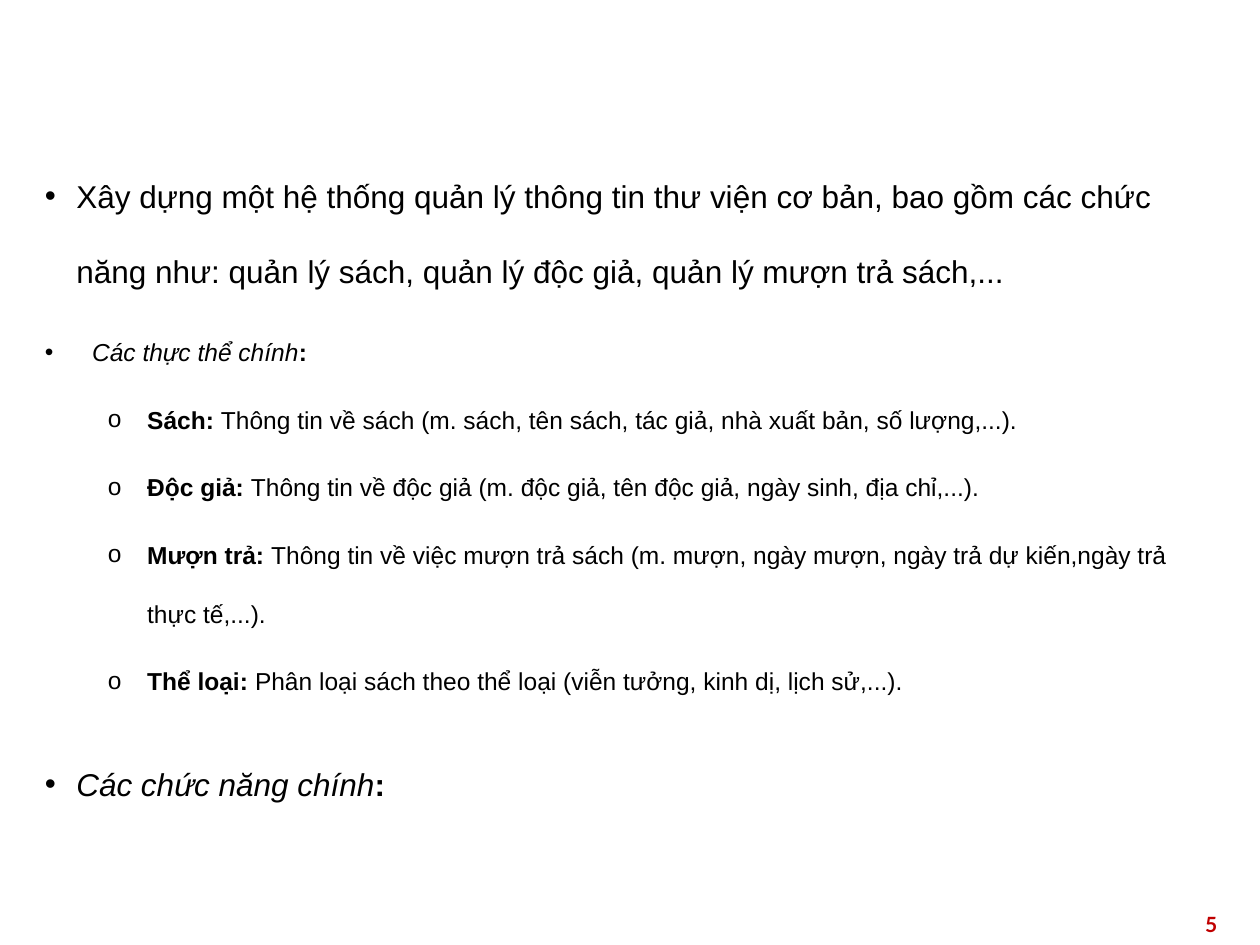
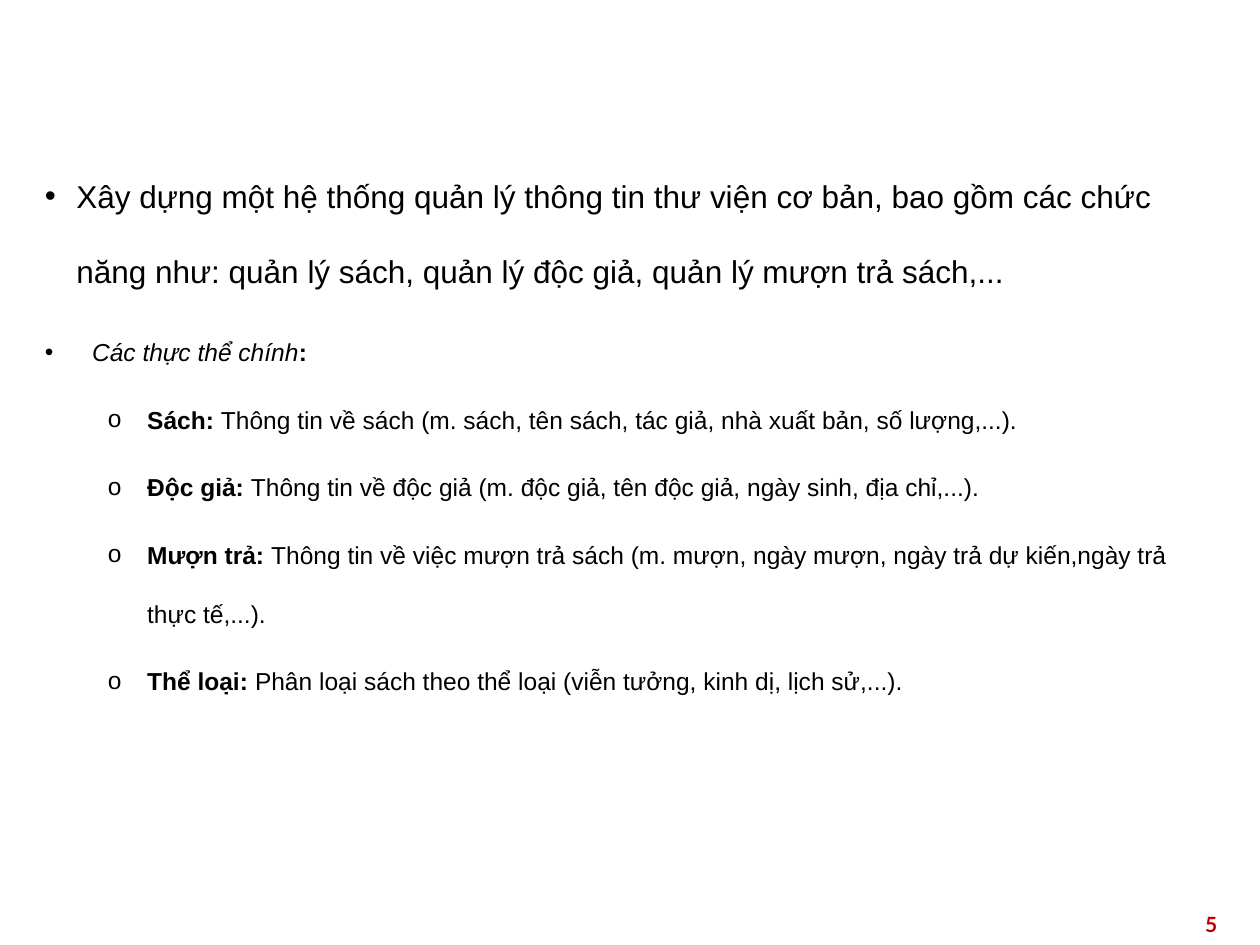
Before and after one commit to trandinhnhatminh1452/OOP, a slide deck: slide 5 of Báo cáo OOP.pptx. Drawn at 1260x945 pixels with LibreOffice and Linux fonts; fonts in the diff are those of the drawing; background and template pictures are left out. Boxes give left, top, right and bottom in pixels: in the first picture for what was removed or moved away, otherwise in the second. Text is boxed around its words. In the diff, an @@ line names an element or a change of style, - is before the commit and + after.

```diff
--- a/Báo cáo OOP.pptx
+++ b/Báo cáo OOP.pptx
@@ text at (x1=76, y1=772, x2=385, y2=802): paragraph removed @@
-• Các chức năng chính:
```
Also in this commit, not shown: 3 other slides changed, 8 other files.
